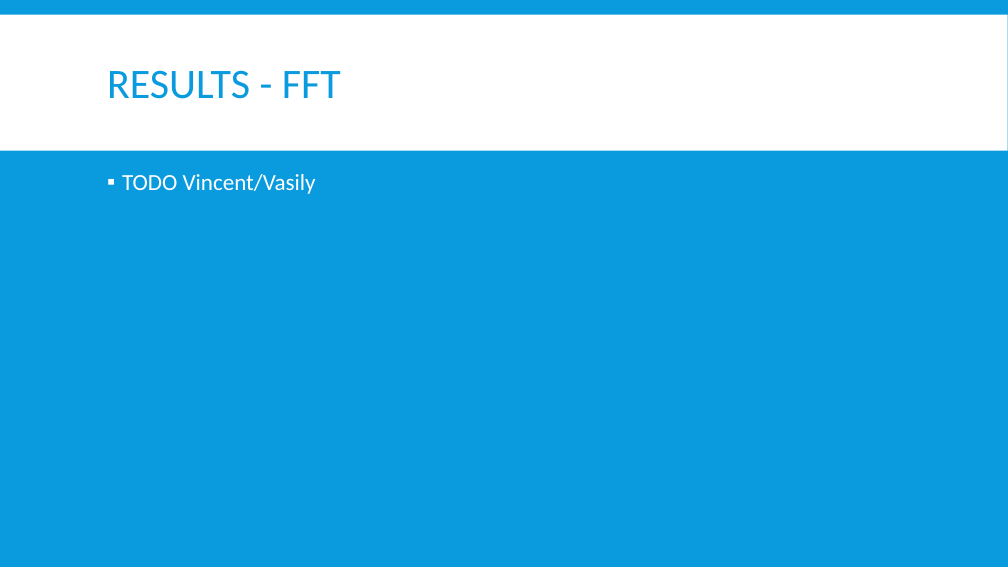
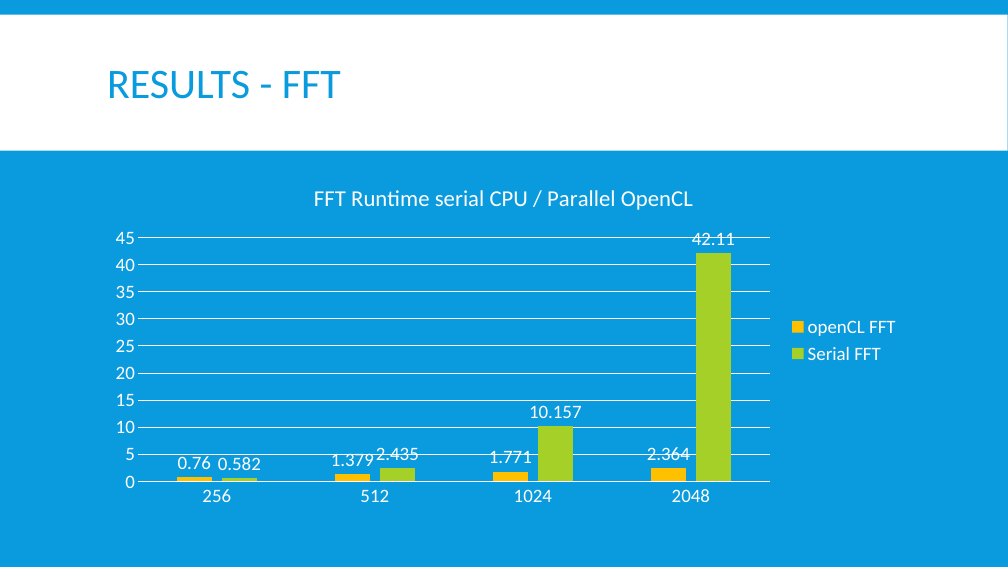
Before and after one commit to euwen/perceptual-image-hash, a slide deck: slide 4 of results/presentation_draft.pptx. Drawn at 1008x567 pixels with LibreOffice and Linux fonts; fonts in the diff are those of the drawing. Boxes give left, top, right and bottom in pixels: in the first picture for what was removed or moved away, otherwise in the second. Text is boxed around its words. In the diff, an @@ line names an element or a change of style, - is before the commit and + after.

```diff
--- a/results/presentation_draft.pptx
+++ b/results/presentation_draft.pptx
@@ column chart added at <box>100,166,909,514</box> @@
+title "FFT Runtime serial CPU / Parallel OpenCL "
+categories: 256, 512, 1024, 2048
+openCL FFT: 0.76, 1.379, 1.771, 2.364
+Serial FFT: 0.582, 2.435, 10.157, 42.11
@@ text removed at <box>122,174,316,194</box> @@
-▪ TODO Vincent/Vasily
```
Also in this commit, not shown: 5 other slides changed.
